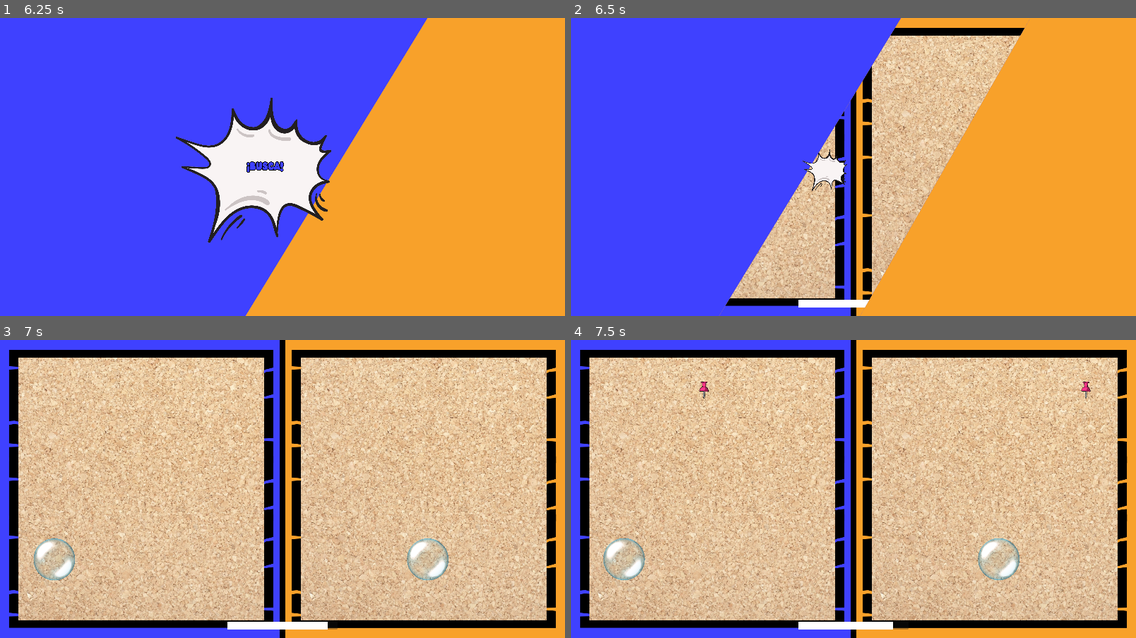
Above: before the commit, frames 1-4 (two rows, left to right).
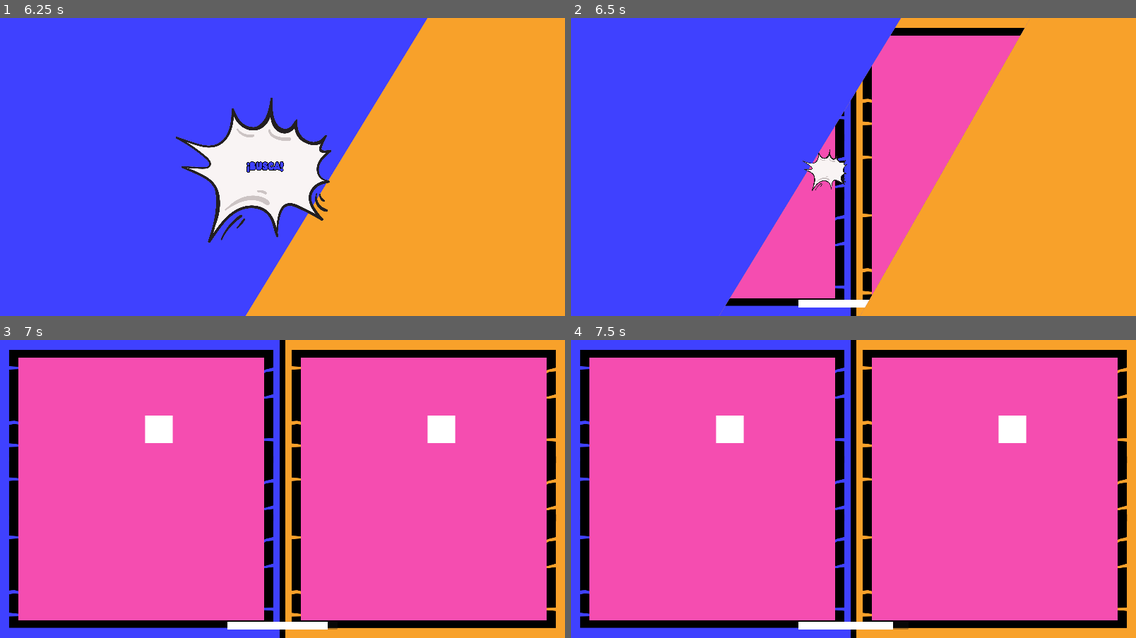
Above: after the commit, the same moments.

Repository: pablo4licante/gamejam-25
Game: Godot game, scene res://escenas/managers/main.tscn
Two runs of this game, one before a commit and one after it. Both use one fixed random seed, a clock stepped at 60 frames per second and the inputs below.
Inputs:
- Up to frame 1 (6.25 s): tap Enter at 0.5, 2 s; hold D (1_right) 0.53-2.03 s; tap W (1_up) at 0.77, 1.52, 3.02, 3.77, 4.52, 6.02 s; tap Space at 1.25 s; hold A (1_left) 2.03-2.78 s; hold D (1_right) 2.78-4.28 s; hold A (1_left) 4.28-5.03 s; hold D (1_right) 5.03-5.78 s; hold A (1_left) from 5.78 s (still down)
- Up to frame 2 (6.5 s): keep holding A (1_left)
- Up to frame 3 (7 s): keep holding A (1_left); tap W (1_up) at 6.77 s
- Up to frame 4 (7.5 s): release A (1_left) at 7.28 s; hold D (1_right) from 7.28 s (still down)

Frame 1 is identical in both runs. In frame 2, 16% of the frame differs, in the area x 28-80%, y 5-95%; in frame 3, 77%, in the area x 3-97%, y 5-95%; in frame 4, 77%.

Commit message:
juego chinchetas arreglado

Diff:
--- a/escenas/entidades/generador_pinchos.gd
+++ b/escenas/entidades/generador_pinchos.gd
@@ -2,27 +2,43 @@
 
 # Carga la escena del pincho
 @export var spike_scene: PackedScene
-@export var spawn_interval: float = 1.0 # Tiempo entre spawns
-@export var spawn_area_width: float = 800.0 # Ancho del área de spawn
-@export var spawn_height: float = -250.0 # Altura inicial de los pinchos (fuera de la pantalla)
+@export var spawn_area_width: float = 150.0 # Ancho del área de spawn
+@export var spawn_height: float = -30.0 # Altura inicial de los pinchos (fuera de la pantalla)
+@export var spike_count = 10
+
+@onready var gp = $"../GeneradorPinchos"
 
 @onready var bridge = $"../Bridge"
+
+@onready var personaje = $"../personaje_1"
 
 var timer = 0.0
 
 func _process(delta: float) -> void:
-	timer += delta
-	if timer >= spawn_interval:
-		timer = 0.0
-		spawn_spike()
+	var spawn_interval = bridge.tiempo_de_juego/10
+	if(bridge.in_game):
+		timer += delta
+		if timer >= (spawn_interval):
+			print(spawn_interval)
+			timer = 0.0
+			spawn_spike()
 
 func spawn_spike() -> void:
 	# Instanciar un nuevo pincho
 	var spike = spike_scene.instantiate()
-	bridge.play_sound("chincheta")
+
 	# Posicionar el pincho en una posición aleatoria dentro del área de spawn
-	var random_x = randf_range(0, spawn_area_width)
-	spike.position = Vector2(random_x, spawn_height)
+	var random_x = randf_range(0.0, spawn_area_width)
+	var direction = randi_range(0, 1)
+	if(personaje != null):
 
-	# Añadirlo como hijo de este nodo
-	add_child(spike)
+		print(personaje.position.x)
+		if(direction == 0):
+			spike.position.x = personaje.position.x - random_x
+		if(direction == 1):
+			spike.position.x = personaje.position.x + random_x
+
+		spike.position.y = spawn_height
+		bridge.play_sound("chincheta")
+		# Añadirlo como hijo de este nodo
+		gp.add_child(spike)
--- a/escenas/entidades/jugador_pinchos.tscn
+++ b/escenas/entidades/jugador_pinchos.tscn
@@ -6,11 +6,10 @@
 [sub_resource type="CircleShape2D" id="CircleShape2D_x0ot2"]
 radius = 44.2832
 
-[sub_resource type="RectangleShape2D" id="RectangleShape2D_34naf"]
-size = Vector2(92, 54)
+[sub_resource type="CircleShape2D" id="CircleShape2D_j1bsw"]
+radius = 42.0119
 
 [node name="personaje_1" type="CharacterBody2D"]
-position = Vector2(539, 535)
 script = ExtResource("1_58krt")
 
 [node name="Sprite2D" type="Sprite2D" parent="."]
@@ -28,5 +27,5 @@
 collision_mask = 2
 
 [node name="CollisionShape2D" type="CollisionShape2D" parent="Area2D"]
-position = Vector2(-2, -29)
-shape = SubResource("RectangleShape2D_34naf")
+position = Vector2(-1, 1)
+shape = SubResource("CircleShape2D_j1bsw")
--- a/escenas/entidades/personaje_1.gd
+++ b/escenas/entidades/personaje_1.gd
@@ -13,7 +13,8 @@
 func _ready():
 	# Guarda la posición inicial en Y
 	start_y = position.y
-	area_2d.body_entered.connect(reventar)
+	if bridge.in_game:
+		area_2d.body_entered.connect(reventar)
 
 
 func _physics_process(_delta: float) -> void:
--- a/escenas/entidades/pincho.tscn
+++ b/escenas/entidades/pincho.tscn
@@ -5,10 +5,12 @@
 [ext_resource type="Texture2D" uid="uid://cnb6wh0xdprs6" path="res://assets/sprites/chincheta_verde.png" id="3_0khuj"]
 [ext_resource type="Texture2D" uid="uid://bml5xfevmcscn" path="res://assets/sprites/chincheta_rosa.png" id="4_7injd"]
 
-[sub_resource type="RectangleShape2D" id="RectangleShape2D_c4bas"]
-size = Vector2(52, 74)
+[sub_resource type="CapsuleShape2D" id="CapsuleShape2D_4biil"]
+radius = 15.7143
+height = 65.7143
 
 [node name="Pincho" type="CharacterBody2D"]
+scale = Vector2(1.4, 1.4)
 collision_layer = 2
 collision_mask = 0
 script = ExtResource("1_kyva4")
@@ -17,10 +19,11 @@
 pincho_rosa = ExtResource("4_7injd")
 
 [node name="Sprite2D" type="Sprite2D" parent="."]
-position = Vector2(362, 256)
+position = Vector2(-1, 0)
 scale = Vector2(0.06, 0.06)
 texture = ExtResource("2_hfax8")
 
 [node name="CollisionShape2D" type="CollisionShape2D" parent="."]
-position = Vector2(362, 255)
-shape = SubResource("RectangleShape2D_c4bas")
+position = Vector2(-0.714286, -2.14286)
+scale = Vector2(1, 1)
+shape = SubResource("CapsuleShape2D_4biil")
--- a/escenas/managers/bridge.gd
+++ b/escenas/managers/bridge.gd
@@ -13,6 +13,9 @@
 	"right": [0.0, false, false, false],
 	"action": [0.0, false, false, false],
 }
+
+var in_game: bool = false
+var tiempo_de_juego: float
 
 var sounds
 var audio_player: AudioStreamPlayer2D
--- a/escenas/managers/main.gd
+++ b/escenas/managers/main.gd
@@ -43,8 +43,8 @@
 var nivel_ultimo = ""
 
 var niveles = {			# Tipo Victoria
-	#"test2": [0],
-	#"test": [0],
+	"test2": [0],
+	"test": [0],
 	"dispara_1": [1],
 	"game_pinchos": [2],
 	"game_chicle": [0],
@@ -242,8 +242,15 @@
 			puente_juego1.audio_player = audio_player
 			puente_juego2.audio_player = audio_player
 
+			puente_juego1.in_game = true
+			puente_juego2.in_game = true
+
 			puente_juego1.sounds = sound_links
 			puente_juego2.sounds = sound_links
+
+
+			puente_juego1.tiempo_de_juego = TIEMPO_JUEGO
+			puente_juego2.tiempo_de_juego = TIEMPO_JUEGO
 
 			puente_juego1.jugador = 1
 			puente_juego2.jugador = 2
@@ -295,6 +302,7 @@
 
 # Called every frame. 'delta' is the elapsed time since the previous frame.
 func _process(delta: float) -> void:
+
 	if empezado:
 		if contador_juego > 0.0:
 			contador_juego -= 1 * delta
@@ -305,7 +313,7 @@
 
 			# Reducir el tiempo
 			TIEMPO_JUEGO *= 0.9
-			TIEMPO_TRANSICION *= 0.9
+			TIEMPO_TRANSICION *= 0.965
 
 			ui_contador_juego.visible = false
 			empezado = false
@@ -314,6 +322,11 @@
 			nivel_actual = ""
 			nivel_seleccionado = ""
 
+			if puente_juego1 != null or puente_juego2 != null:
+				if puente_juego1.tipo_interfaz == 0:
+					puente_juego1.in_game = false
+					puente_juego2.in_game = false
+
 		actualizar_controles(1)
 		actualizar_controles(2)
 
@@ -321,7 +334,6 @@
 
 		if vidas_1 == 0 or vidas_2 == 0:
 			ui_resultado.visible = true
-
 			if vidas_1 > vidas_2:
 				ui_resultado.text = "El jugador 1 ha ganado!";
 			elif vidas_2 > vidas_1:
--- a/escenas/niveles/game_pinchos.tscn
+++ b/escenas/niveles/game_pinchos.tscn
@@ -10,7 +10,7 @@
 script = ExtResource("1_vylca")
 
 [node name="Sprite2D" type="Sprite2D" parent="."]
-position = Vector2(568, 528)
+position = Vector2(803.525, 538.485)
 texture = ExtResource("2_egcjy")
 
 [node name="Bridge" parent="." instance=ExtResource("2_dd8nk")]
